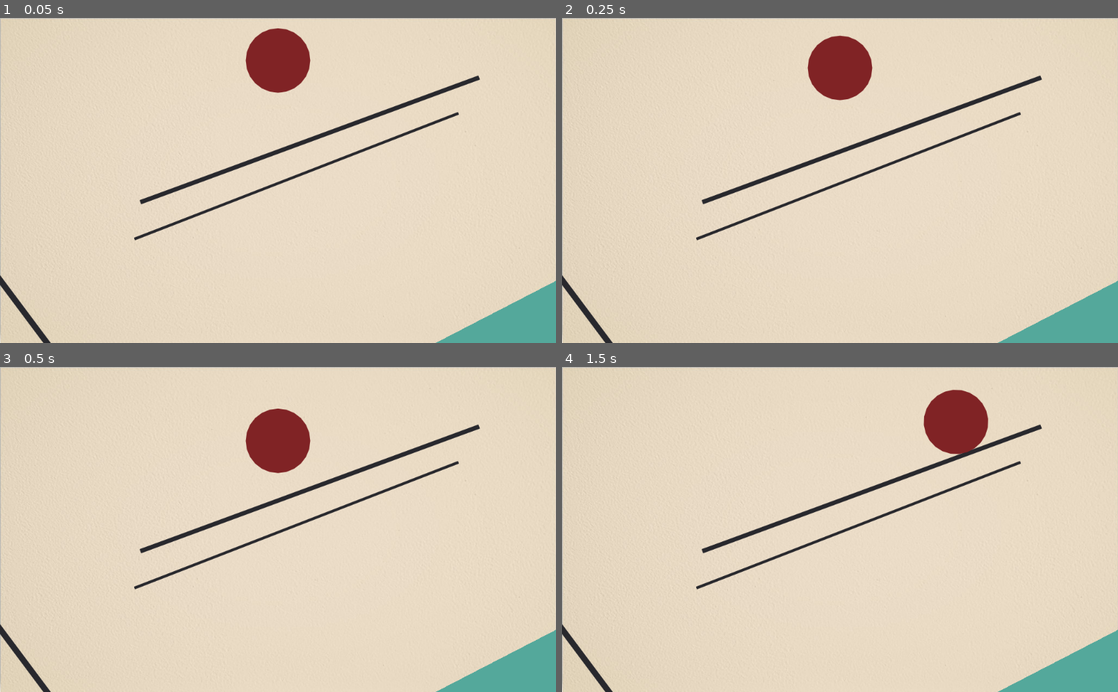
Above: before the commit, frames 1-4 (two rows, left to right).
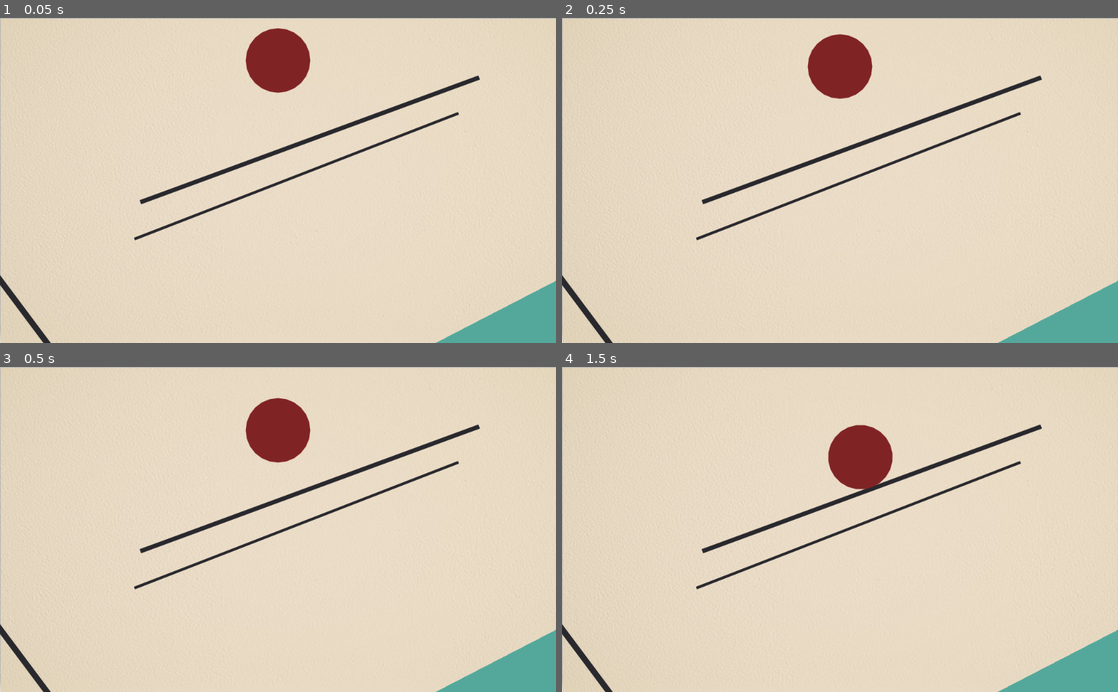
Above: after the commit, the same moments.

Repository: Binney/harvest
Game: Godot game, scene res://FinalLevel.tscn
Same seed, same stepped clock (60 frames per second), same inputs: the game is played once before the commit and once after it. This scene is started directly instead of the project's main scene.
Inputs (mouse positions are in pixels of both pictures, inside the frame that each line leads up to):
- Up to frame 1 (0.05 s): no input
- Up to frame 2 (0.25 s): no input
- Up to frame 3 (0.5 s): no input
- Up to frame 4 (1.5 s): tap Enter (ui_accept) at 0.5, 0.77 s; move the mouse to (840, 441) at 0.52 s; hold Right (ui_right) 0.53-1.28 s; click (840, 441) at 0.67 s; move the mouse to (728, 545) at 1.27 s; hold Down (ui_down) from 1.28 s (still down)

The runs differ from the first frame. In frame 2, 0.2% of the frame differs, in the area x 44-56%, y 4-26%; in frame 3, 0.8%; in frame 4, 3.6%, in the area x 47-77%, y 7-38%.

Commit message:
...except in the final level, which is like wading through sludge

Diff:
--- a/FinalLevel.tscn
+++ b/FinalLevel.tscn
@@ -213,10 +213,10 @@
 collision_layer = 255
 collision_mask = 255
 priority = 2.0
-space_override = 4
+space_override = 3
 gravity_point = true
 gravity_vec = Vector2( 0, 0 )
-gravity = -200.0
+gravity = -100.0
 
 [node name="BigHoleThing" type="Sprite" parent="Area2D"]
 texture = ExtResource( 6 )
@@ -332,9 +332,9 @@
 [node name="Circle" parent="." groups=["circles"] instance=ExtResource( 3 )]
 position = Vector2( 512, 78 )
 input_pickable = true
-mass = 5.0
+mass = 15.0
 gravity_scale = 5.0
-linear_damp = -1.0
+linear_damp = 3.0
 size = 60
 selected = true
 
